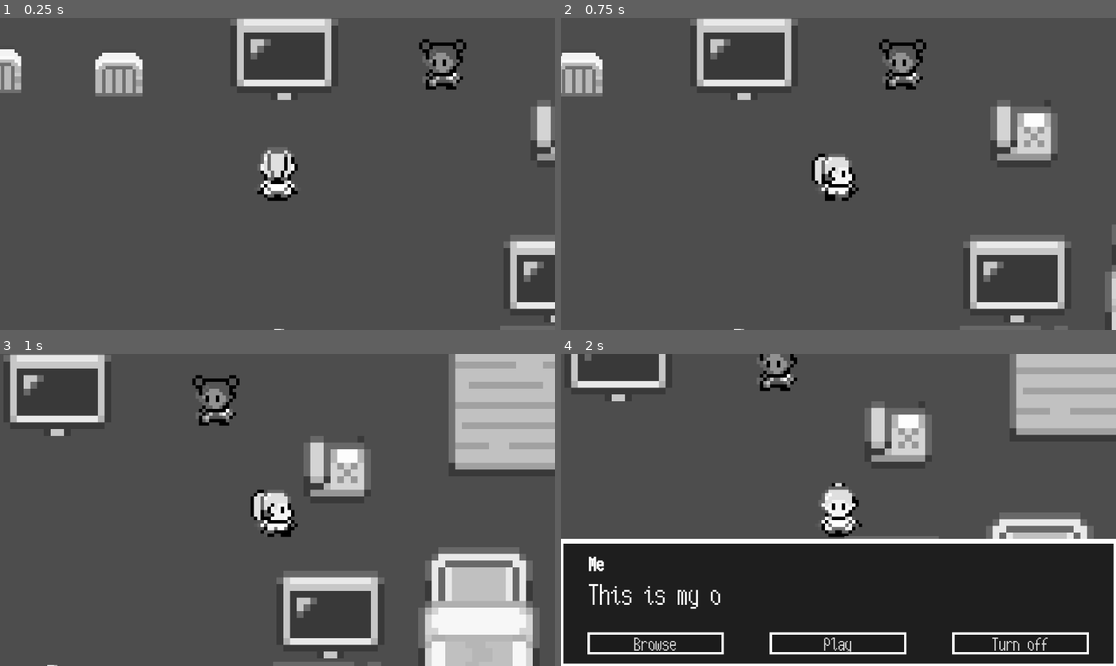
Above: before the commit, frames 1-4 (two rows, left to right).
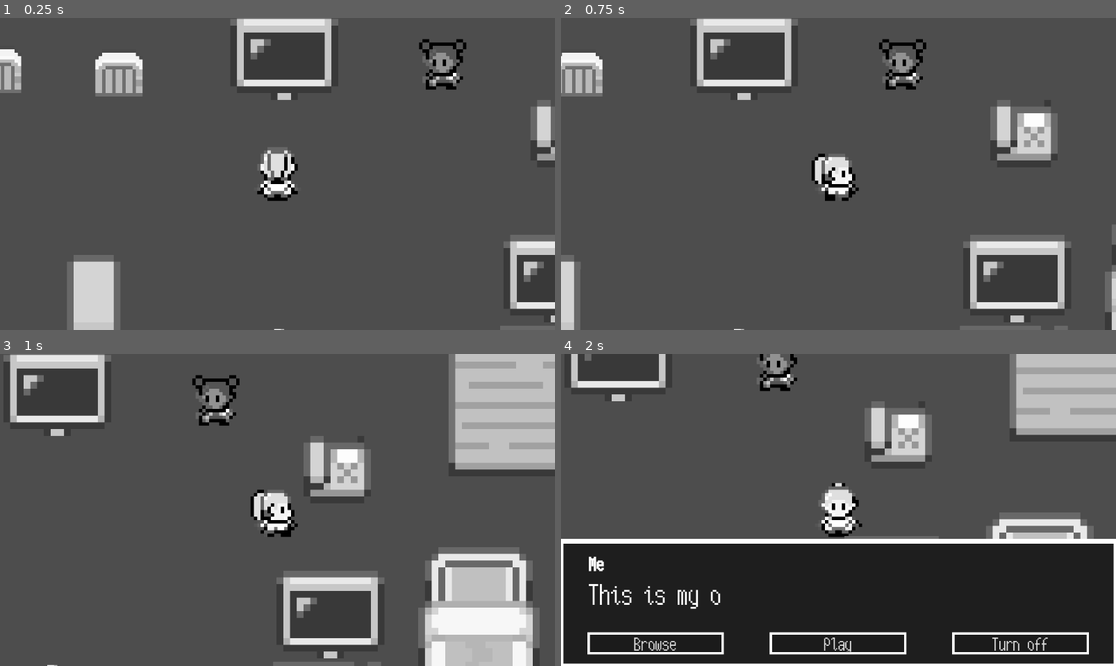
Above: after the commit, the same moments.

Repository: flakysalt/GGJ_ColorMask
Game: Godot game, scene res://Scenes/Levels/Olaf_test_scene.tscn
The game is run twice, just before and just after one commit, with the same random seed, the same clock (stepped at 60 frames per second) and the same inputs. This scene is started directly instead of the project's main scene. The engine's default icon, where the game draws it, is replaced by a stand-in: a white triangle on a blue panel in a dark square. Sound files missing from this copy of the repository are replaced by a short silence.
Inputs (mouse positions are in pixels of both pictures, inside the frame that each line leads up to):
- Up to frame 1 (0.25 s): no input
- Up to frame 2 (0.75 s): tap Enter at 0.5 s; move the mouse to (960, 158) at 0.52 s; hold D (move_right) from 0.53 s (still down); tap E (interact) at 0.6 s; click (960, 158) at 0.67 s
- Up to frame 3 (1 s): keep holding D (move_right)
- Up to frame 4 (2 s): move the mouse to (727, 525) at 1.27 s; release D (move_right) at 1.28 s; hold S (move_down) from 1.28 s (still down); tap E (interact) at 1.35 s

The runs differ from the first frame. In frame 1, 2.2% of the frame differs, in the area x 12-22%, y 75-100%; in frame 2, 0.8%; in frame 3, nothing differs; in frame 4, nothing differs.

Commit message:
update station door

Diff:
--- a/color-mask/Scenes/Interactable Game Objects/Station_Door.tscn
+++ b/color-mask/Scenes/Interactable Game Objects/Station_Door.tscn
@@ -5,7 +5,7 @@
 [ext_resource type="Script" uid="uid://b5lfrf3nl7dtc" path="res://Scripts/DialogueCommands/CloseConversationCommand.gd" id="2_r524b"]
 [ext_resource type="Script" uid="uid://e0a4j4rm6ew" path="res://Scripts/DialogueCommands/ConversationCommand.gd" id="4_noo06"]
 [ext_resource type="Script" uid="uid://cdtr7rlkj7keh" path="res://Scripts/DialogueWithKey.gd" id="5_b16hr"]
-[ext_resource type="Texture2D" uid="uid://doid0uxsnvfum" path="res://Assets/Placeholder/Tileset/House_Tileset.png" id="5_hbvtw"]
+[ext_resource type="Texture2D" uid="uid://ck83o7myhxcrj" path="res://Assets/32x32_objects.png" id="6_b16hr"]
 
 [sub_resource type="Resource" id="Resource_53bci"]
 script = ExtResource("2_r524b")
@@ -39,7 +39,7 @@
 
 [sub_resource type="Resource" id="Resource_dawux"]
 script = ExtResource("4_noo06")
-text = "Unfortunately, there will be other times in your future when the world loses its color agian. But now you know that the color can come back."
+text = "Unfortunately, there will be other times in your future when the world loses its color again. But now you know that the color can come back."
 speaker = "Narrator"
 next_conversation = SubResource("Resource_j8qsv")
 metadata/_custom_type_script = "uid://e0a4j4rm6ew"
@@ -89,7 +89,7 @@
 metadata/_custom_type_script = "uid://cdtr7rlkj7keh"
 
 [sub_resource type="RectangleShape2D" id="RectangleShape2D_b16hr"]
-size = Vector2(14, 14)
+size = Vector2(103, 63)
 
 [node name="Station_Train_Door" type="StaticBody2D" unique_id=558507055]
 script = ExtResource("1_ikp3f")
@@ -102,9 +102,10 @@
 dialogueList = Array[ExtResource("5_b16hr")]([SubResource("Resource_sn60f"), SubResource("Resource_atlhi"), SubResource("Resource_q7r07"), SubResource("Resource_ve2mh")])
 
 [node name="Sprite2D" type="Sprite2D" parent="." unique_id=1241807206]
-texture = ExtResource("5_hbvtw")
+texture = ExtResource("6_b16hr")
 region_enabled = true
-region_rect = Rect2(545, 33, 14, 14)
+region_rect = Rect2(13, 98, 103, 66)
 
 [node name="CollisionShape2D" type="CollisionShape2D" parent="." unique_id=892489500]
+position = Vector2(-0.5, 1.5)
 shape = SubResource("RectangleShape2D_b16hr")
